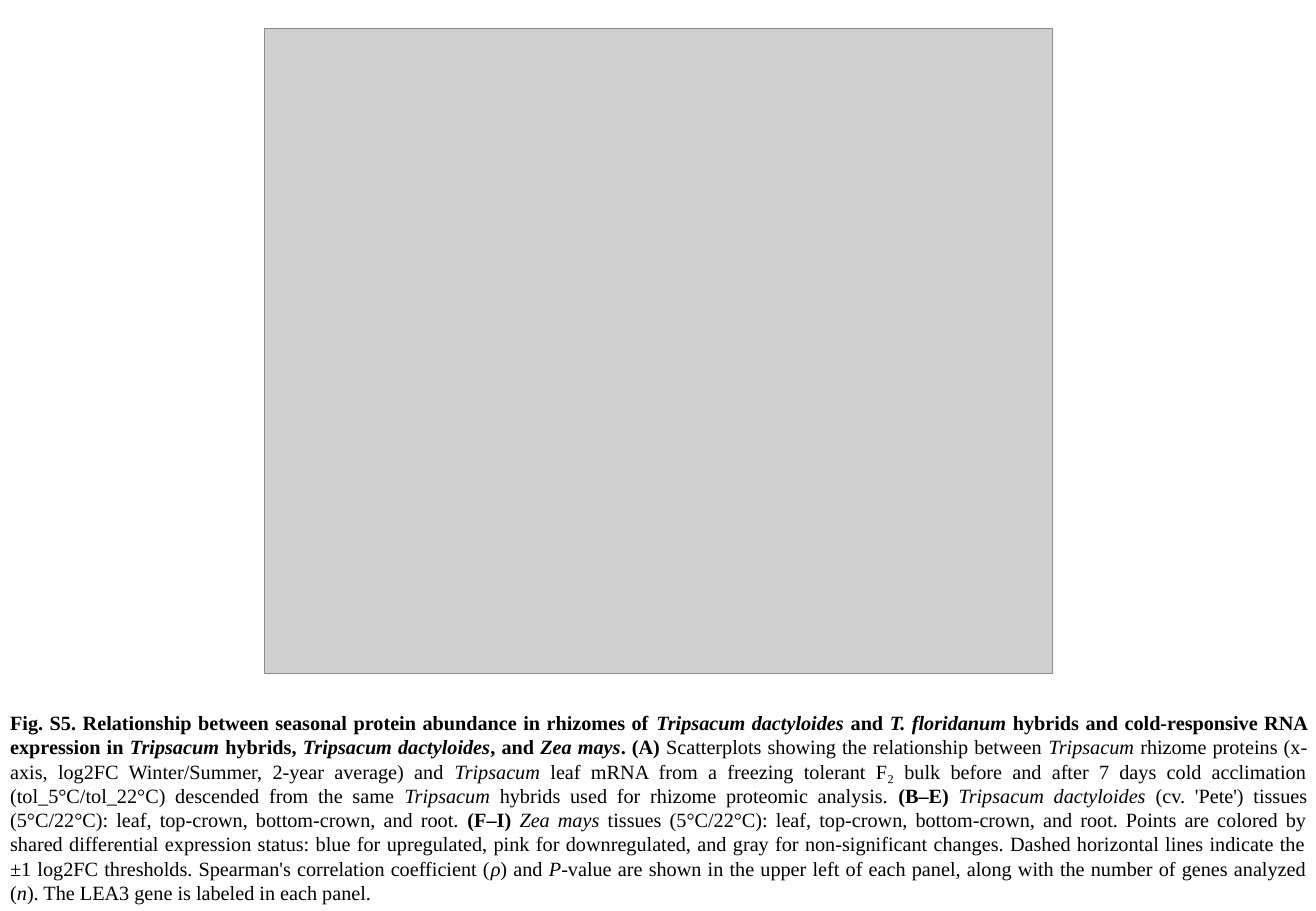
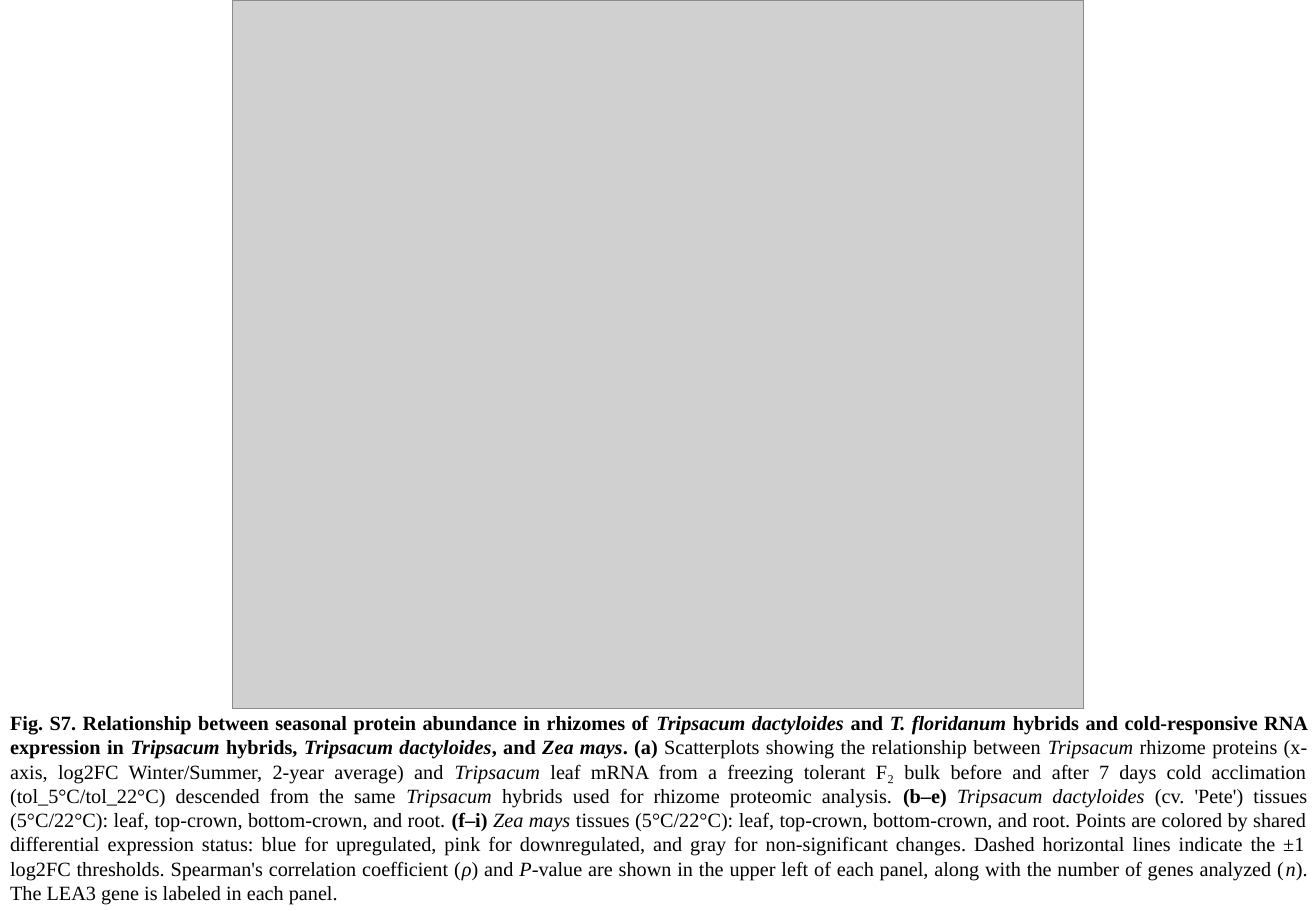
Before and after one commit to elor77/PACMAD-Rhizome-Proteomics, a slide deck: slide 7 of manuscript/Supplemental_Figures/PACMAD_Rhizome_Proteomics_Supplemental_Figures.pptx (slide 5 before the commit). Drawn at 1316x911 pixels with LibreOffice and Linux fonts; fonts in the diff are those of the drawing; grey boxes stand for pictures. Boxes give left, top, right and bottom in pixels: in the first picture for what was removed or moved away, otherwise in the second. Text is boxed around its words. In the diff, an @@ line names an element or a change of style, - is before the commit and + after.

```diff
--- a/manuscript/Supplemental_Figures/PACMAD_Rhizome_Proteomics_Supplemental_Figures.pptx
+++ b/manuscript/Supplemental_Figures/PACMAD_Rhizome_Proteomics_Supplemental_Figures.pptx
@@ picture: place and size @@
-picture at (265,28,1054,673)
+picture at (232,0,1084,708)
@@ text at (10,715,1308,905): text changed @@
-Fig. S5. Relationship between seasonal protein abundance in rhizomes of Tripsacum dactyloides and T. floridanum hybrids and cold-responsive RNA expression in Tripsacum hybrids, Tripsacum dactyloides, and Zea mays. (A) Scatterplots showing the relationship between Tripsacum rhizome proteins (x-axis, log2FC Winter/Summer, 2-year average) and Tripsacum leaf mRNA from a freezing tolerant F₂ bulk before and after 7 days cold acclimation (tol_5°C/tol_22°C) descended from the same Tripsacum hybrids used for rhizome proteomic analysis. (B–E) Tripsacum dactyloides (cv. 'Pete') tissues (5°C/22°C): leaf, top-crown, bottom-crown, and root. (F–I) Zea mays tissues (5°C/22°C): leaf, top-crown, bottom-crown, and root. Points are colored by shared differential expression status: blue for upregulated, pink for downregulated, and gray for non-significant changes. Dashed horizontal lines indicate the ±1 log2FC thresholds. Spearman's correlation coefficient (ρ) and P-value are shown in the upper left of each panel, along with the number of genes analyzed (n). The LEA3 gene is labeled in each panel.
+Fig. S7. Relationship between seasonal protein abundance in rhizomes of Tripsacum dactyloides and T. floridanum hybrids and cold-responsive RNA expression in Tripsacum hybrids, Tripsacum dactyloides, and Zea mays. (a) Scatterplots showing the relationship between Tripsacum rhizome proteins (x-axis, log2FC Winter/Summer, 2-year average) and Tripsacum leaf mRNA from a freezing tolerant F₂ bulk before and after 7 days cold acclimation (tol_5°C/tol_22°C) descended from the same Tripsacum hybrids used for rhizome proteomic analysis. (b–e) Tripsacum dactyloides (cv. 'Pete') tissues (5°C/22°C): leaf, top-crown, bottom-crown, and root. (f–i) Zea mays tissues (5°C/22°C): leaf, top-crown, bottom-crown, and root. Points are colored by shared differential expression status: blue for upregulated, pink for downregulated, and gray for non-significant changes. Dashed horizontal lines indicate the ±1 log2FC thresholds. Spearman's correlation coefficient (ρ) and P-value are shown in the upper left of each panel, along with the number of genes analyzed (n). The LEA3 gene is labeled in each panel.
```
Also in this commit, not shown: 8 other slides changed, 18 other files.
